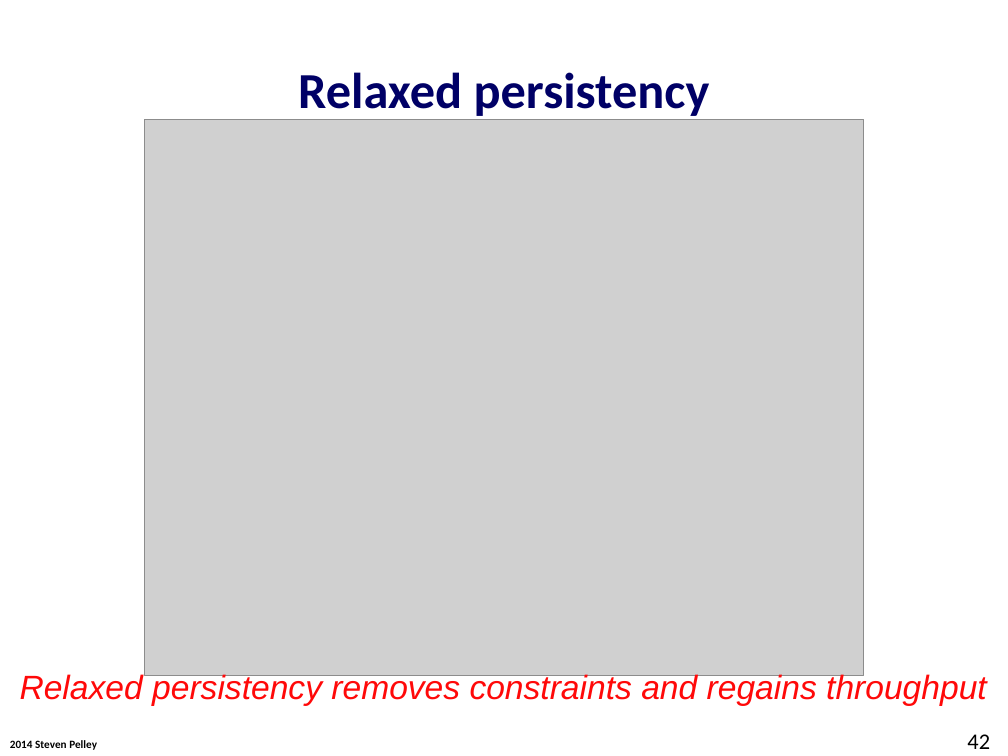
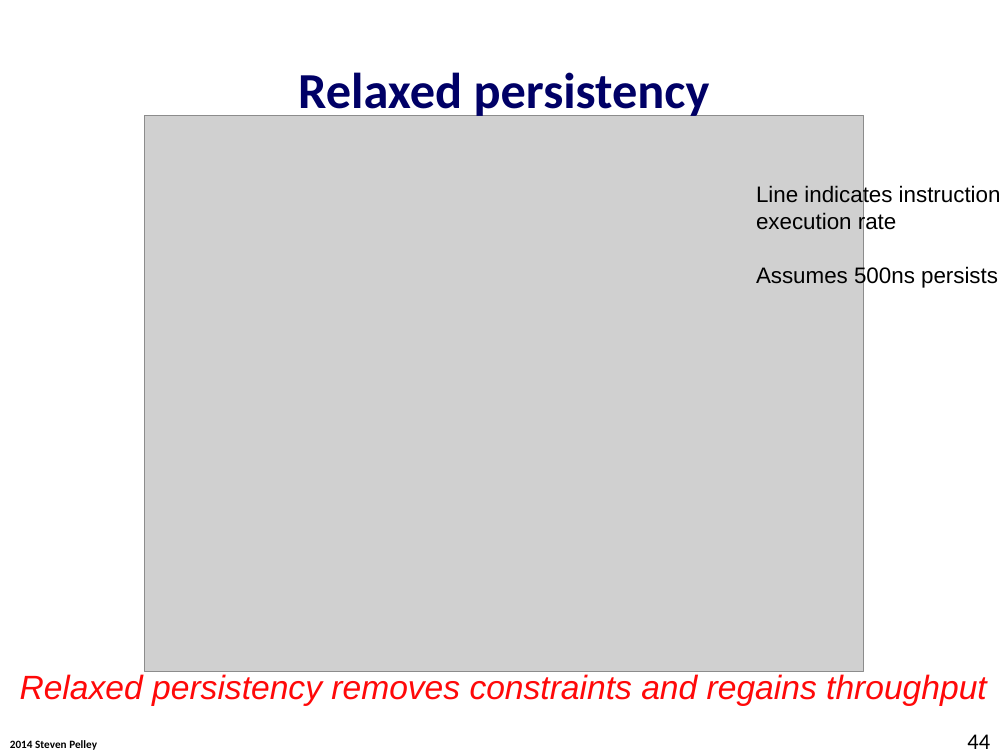
Before and after one commit to Abulila/dissertation, a slide deck: slide 44 of proposal/defense.pptx (slide 42 before the commit). Drawn at 1008x756 pixels with LibreOffice and Linux fonts; fonts in the diff are those of the drawing; grey boxes stand for pictures; background and template pictures are left out. Boxes give left, top, right and bottom in pixels: in the first picture for what was removed or moved away, otherwise in the second. Text is boxed around its words. In the diff, an @@ line names an element or a change of style, - is before the commit and + after.

```diff
--- a/proposal/defense.pptx
+++ b/proposal/defense.pptx
@@ picture: place and size @@
-picture at box(144, 119, 864, 675)
+picture at box(144, 115, 864, 671)
@@ text added at box(756, 185, 1001, 288), 16 pt, text #000000 @@
+Line indicates instruction execution rate
+Assumes 500ns persists
@@ page number at box(967, 734, 990, 749): text changed @@
-42
+44
```
Also in this commit, not shown: 11 other slides changed, 12 slides added.
